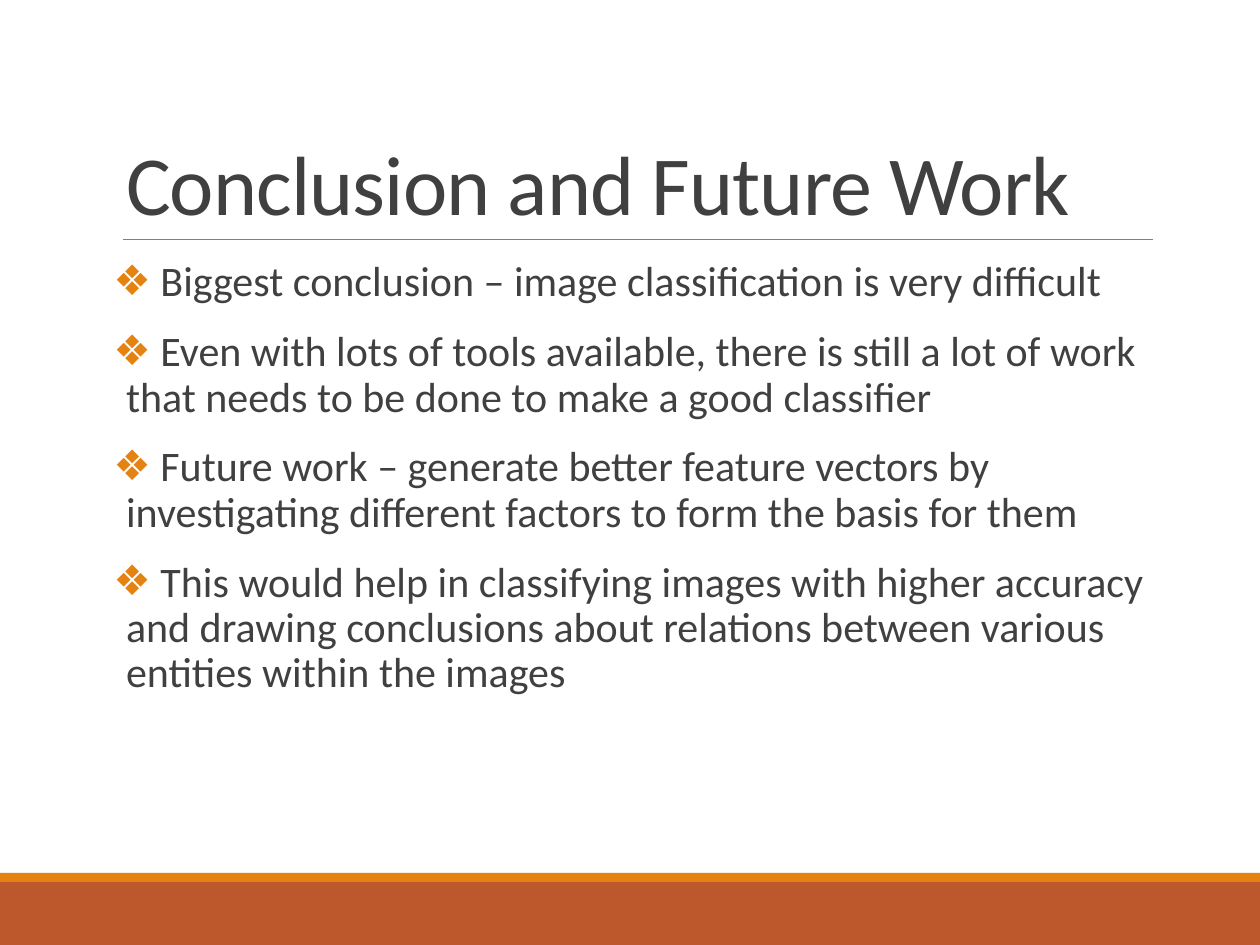
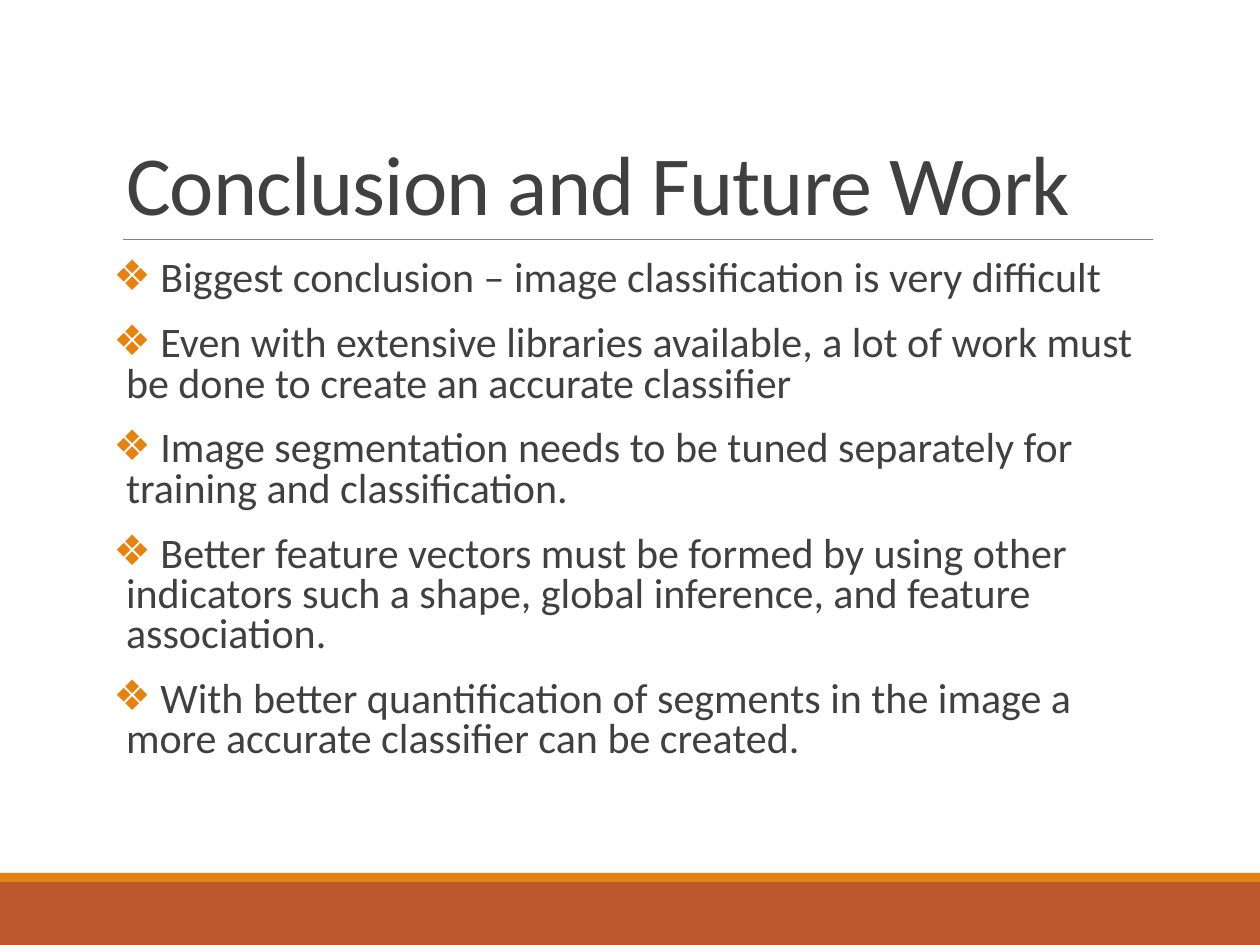
Before and after one commit to somyamohanty/Pixel_Dawgs, a slide deck: slide 18 of Documents/Final Presentation.pptx. Drawn at 1260x945 pixels with LibreOffice and Linux fonts; fonts in the diff are those of the drawing. Boxes give left, top, right and bottom in pixels: in the first picture for what was removed or moved away, otherwise in the second. Text is boxed around its words. In the diff, an @@ line names an element or a change of style, - is before the commit and + after.

```diff
--- a/Documents/Final Presentation.pptx
+++ b/Documents/Final Presentation.pptx
@@ text at (160,263,1101,299): line spacing 0.9 to 0.8 @@
@@ text at (126,328,1133,754): text changed @@
-❖ Even with lots of tools available, there is still a lot of work that needs to be done to make a good classifier
-❖ Future work – generate better feature vectors by investigating different factors to form the basis for them
-❖ This would help in classifying images with higher accuracy and drawing conclusions about relations between various entities within the images
+❖ Even with extensive libraries available, a lot of work must be done to create an accurate classifier
+❖ Image segmentation needs to be tuned separately for training and classification.
+❖ Better feature vectors must be formed by using other indicators such a shape, global inference, and feature association.
+❖ With better quantification of segments in the image a more accurate classifier can be created.
```
Also in this commit, not shown: 6 other slides changed, 1 slide added.
